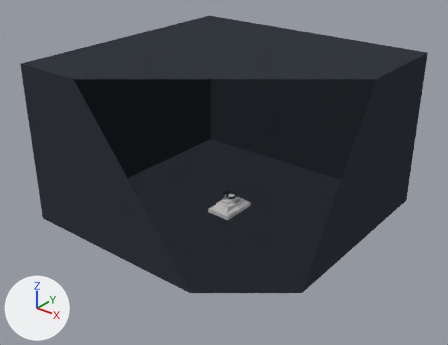
Before and after pictures for a commit that changed the Blender file data/assets/Blender/Crypt.blend.
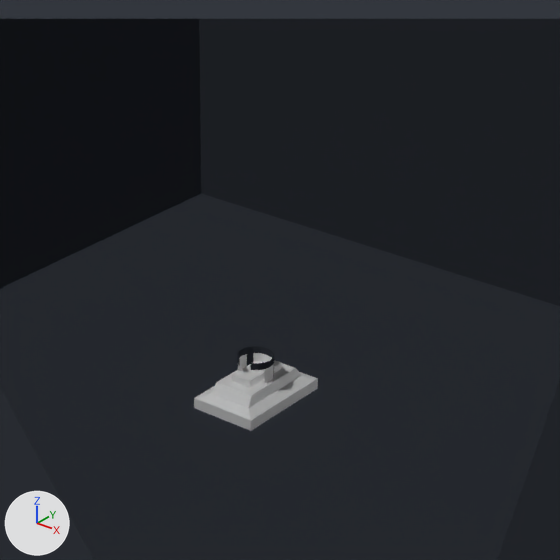
There are two pictures of each version: one whole from a 50 mm camera at (54.0, -68.9, 48.9) aimed at (0.7, -2.3, 7.6), one close up on the part from 32% to 74% of the width and 21% to 77% of the height. The lights are fixed; the arrows at lower left show +X, +Y and +Z. The last two pictures show the newer version. Everything nearer to the camera than a plane just in front of the edit is cut away.

Before the edit, the objects in view are built like this:
```python
me_breakpoint = bpy.data.meshes.new('BreakPoint')
me_breakpoint.from_pydata(...)  # 81 vertices, 63 faces; spans x 0.0..1.0, y -1.0..1.0, z -0.28..2.68
# faces by material slot: [35, 28]
me_breakpoint.materials.append(mat_material)  # white #e7e7e7
me_breakpoint.materials.append(mat_material_001)
me_crypt = bpy.data.meshes.new('Crypt')
me_crypt.from_pydata(...)  # 56 vertices, 44 faces; spans x 0.0..21.0, y -20.6..20.6, z 0.0..24.8
# faces by material slot: [16, 28]
me_crypt.materials.append(mat_material)  # white #e7e7e7
me_crypt.materials.append(mat_material_001)
ob_cube = bpy.data.objects.new('Cube', me_crypt)
ob_cube.location = (0.0, 0.0, 0.0)
_m = ob_cube.modifiers.new('Mirror', 'MIRROR')
_m.use_clip = True
ob_cylinder_001 = bpy.data.objects.new('Cylinder.001', me_breakpoint)
ob_cylinder_001.location = (0.0, 0.0, 0.0)
_m = ob_cylinder_001.modifiers.new('Mirror', 'MIRROR')
_m.use_clip = True
_m = ob_cylinder_001.modifiers.new('Solidify', 'SOLIDIFY')
_m.nonmanifold_merge_threshold = 0.0003
```
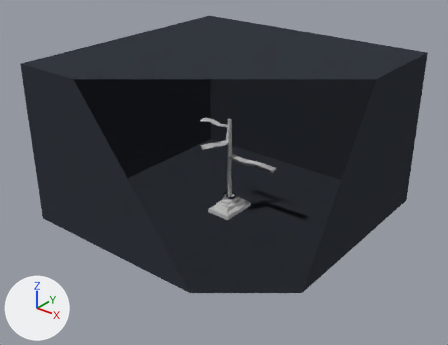
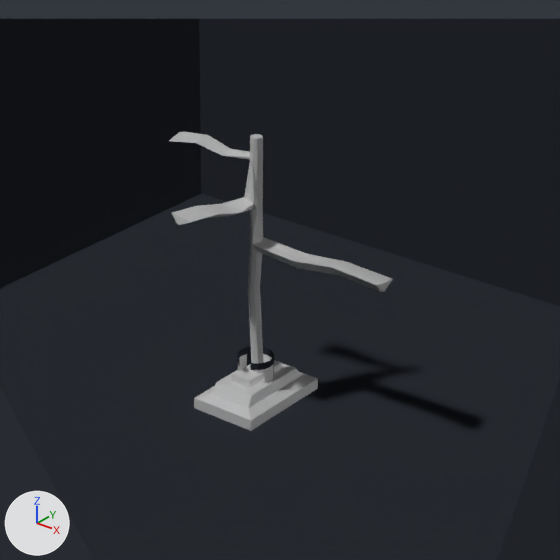
What the commit changed:
Mesh me_cylinder_001 is new.
It has 136 vertices, 130 faces and spans x -5.2..8.2, y -4.5..1.0, z -0.1..15.4.
Object 'Cylinder' (ob_cylinder) is new; it shows me_cylinder_001.
Its location is (0.0, 0.0, 0.0).

Changed parts and their boxes [x1, y1, x2, y2] in the close-ups (560 x 560 px):
'Cylinder', added: after [169, 131, 393, 373]
